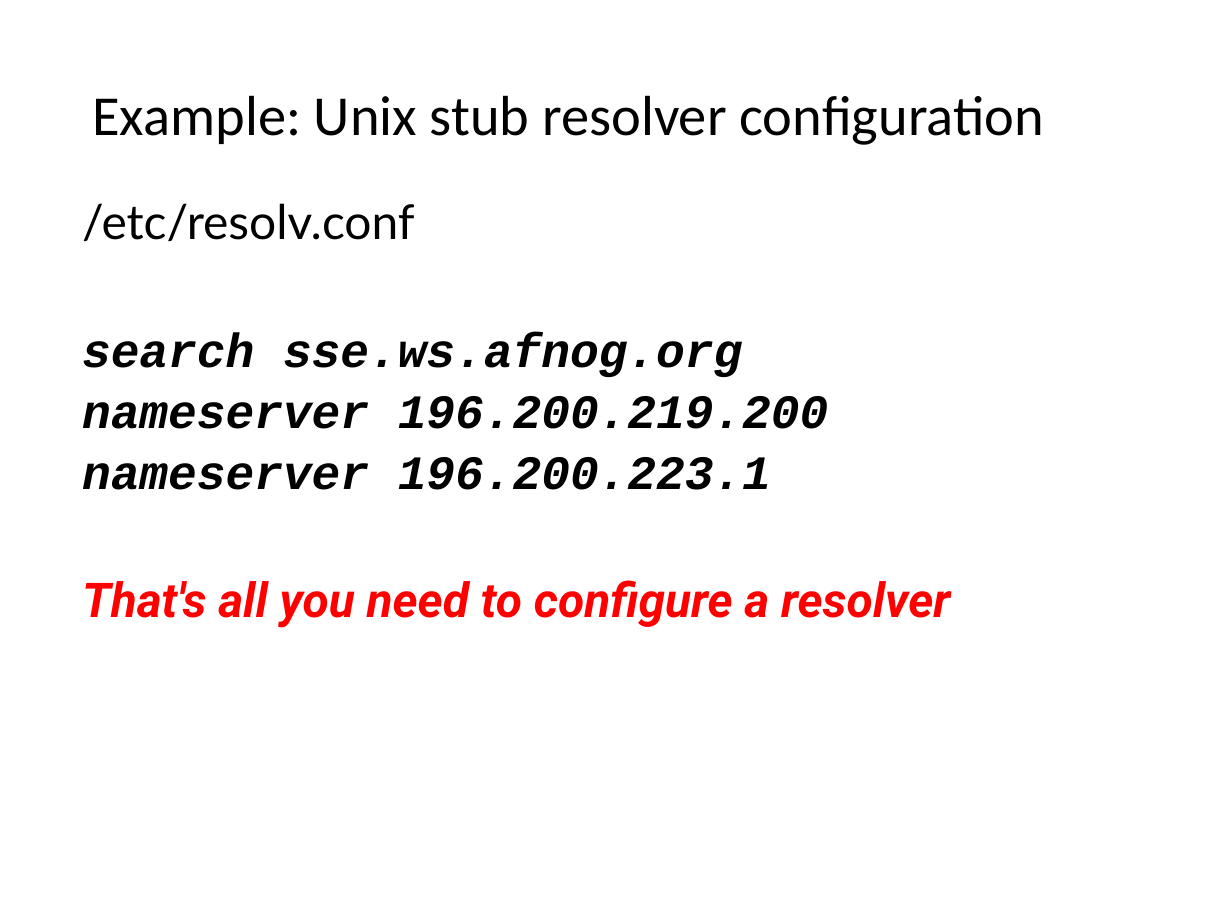
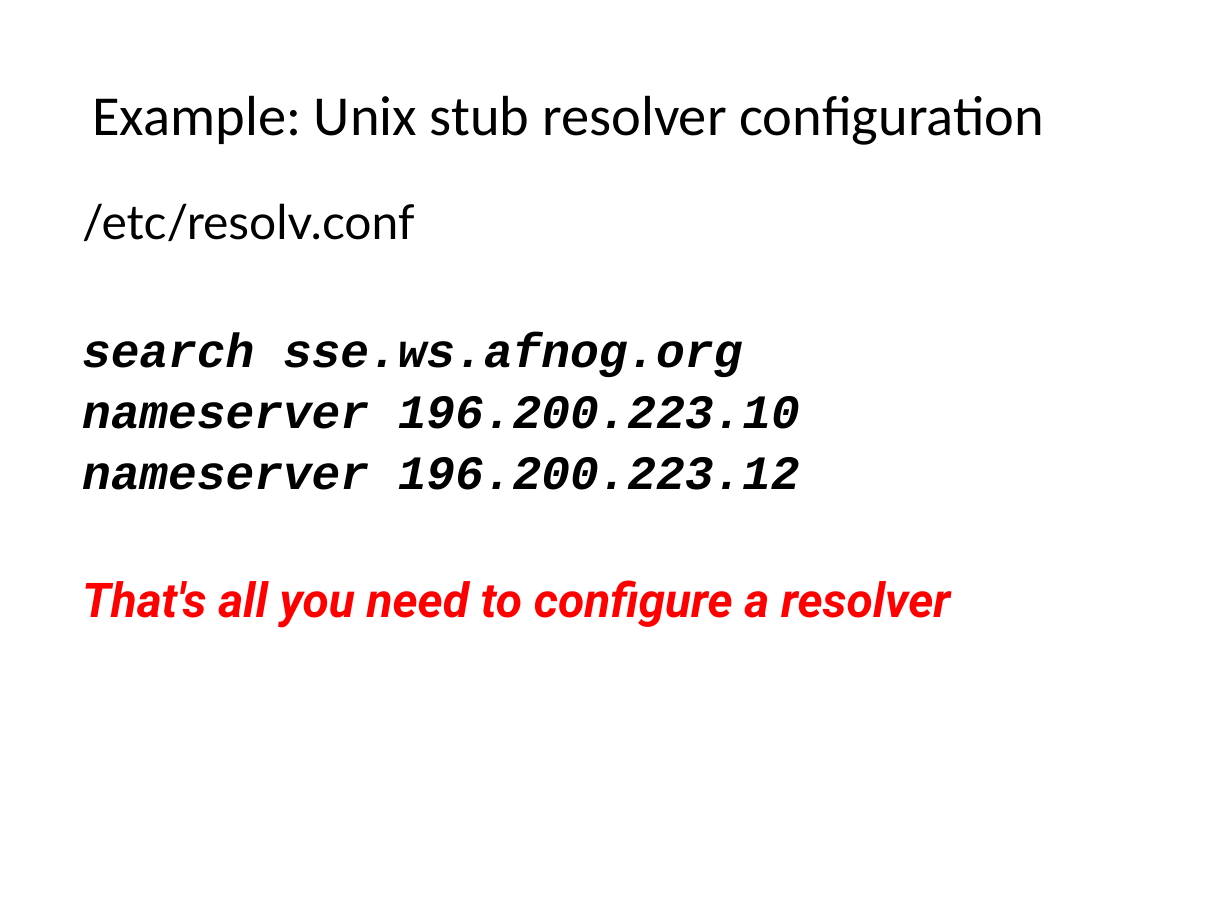
Before and after one commit to afnog/sse, a slide deck: slide 23 of dns/dns1-presentation.pptx. Drawn at 1232x924 pixels with LibreOffice and Linux fonts; fonts in the diff are those of the drawing; background and template pictures are left out. Boxes give left, top, right and bottom in pixels: in the first picture for what was removed or moved away, otherwise in the second. Text is boxed around its words. In the diff, an @@ line names an element or a change of style, - is before the commit and + after.

Commit message:
/ ‘dns/dns1-presentation.pptx’

```diff
--- a/dns/dns1-presentation.pptx
+++ b/dns/dns1-presentation.pptx
@@ text at (82, 396, 800, 490): text changed @@
-nameserver 196.200.219.200
-nameserver 196.200.223.1
+nameserver 196.200.223.10
+nameserver 196.200.223.12
```
